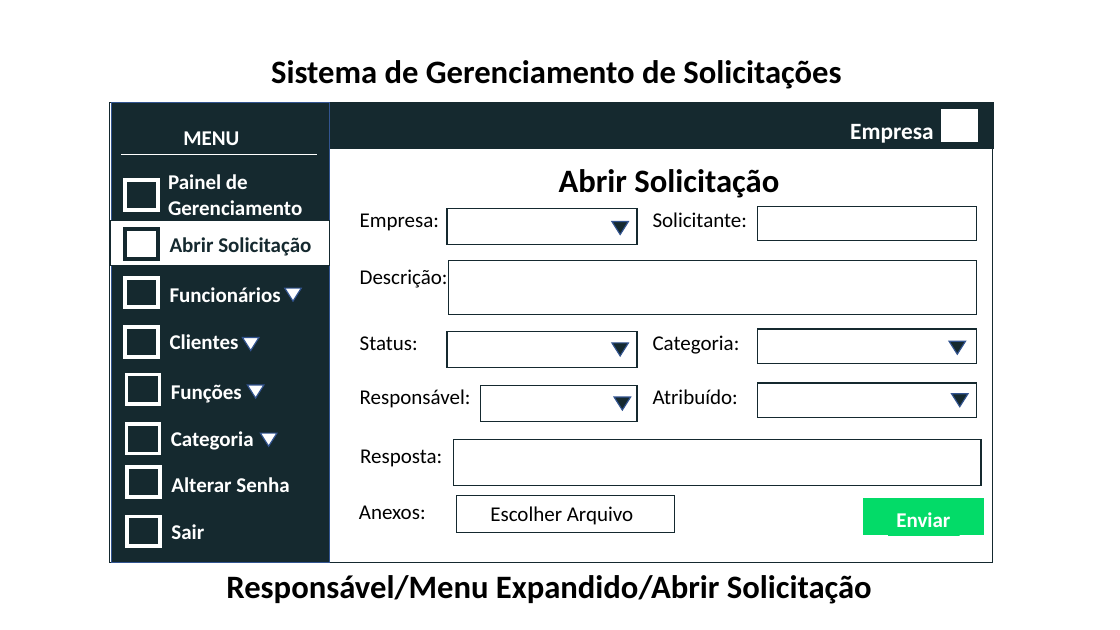
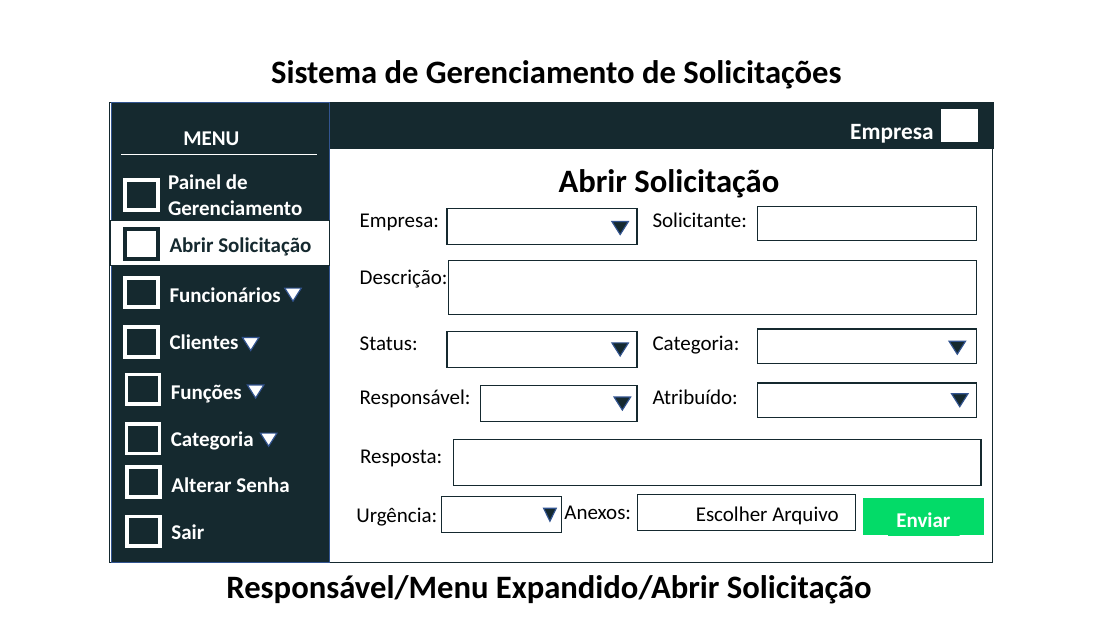
Before and after one commit to andressadipaula/Projeto_SGS, a slide deck: slide 10 of Protótipo/Protótipos.pptx. Drawn at 1120x630 pixels with LibreOffice and Linux fonts; fonts in the diff are those of the drawing. Boxes give left, top, right and bottom in pixels: in the first picture for what was removed or moved away, otherwise in the second. Text is boxed around its words. In the diff, an @@ line names an element or a change of style, - is before the commit and + after.

```diff
--- a/Protótipo/Protótipos.pptx
+++ b/Protótipo/Protótipos.pptx
@@ text added at bbox=[356, 507, 437, 526], 18 pt, text #000000 @@
+Urgência:
@@ rectangle added at bbox=[442, 497, 562, 533], outline #15292F 1 pt @@
@@ triangle added at bbox=[544, 508, 556, 521], fill #15292F, outline #325491 1 pt @@
@@ text "Anexos:": place and size @@
-text "Anexos:" at bbox=[359, 505, 426, 519]
+text "Anexos:" at bbox=[564, 505, 631, 519]
@@ rectangle: place and size @@
-rectangle at bbox=[457, 496, 675, 532]
+rectangle at bbox=[638, 494, 855, 530]
@@ text "Escolher Arquivo": place and size @@
-text "Escolher Arquivo" at bbox=[490, 506, 633, 525]
+text "Escolher Arquivo" at bbox=[696, 506, 838, 525]
```
Also in this commit, not shown: 1 other slide changed, 1 slide added, 6 other files.
